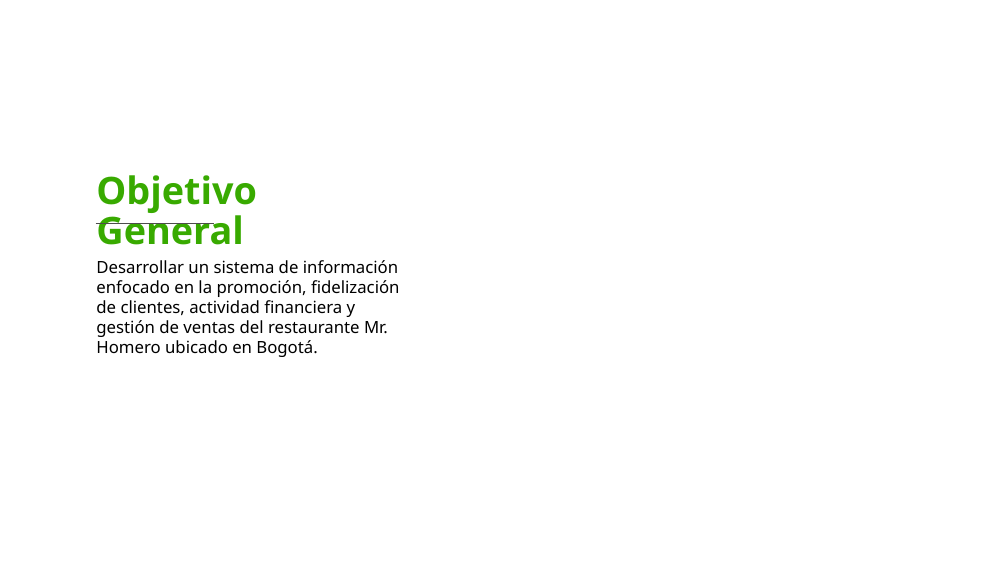
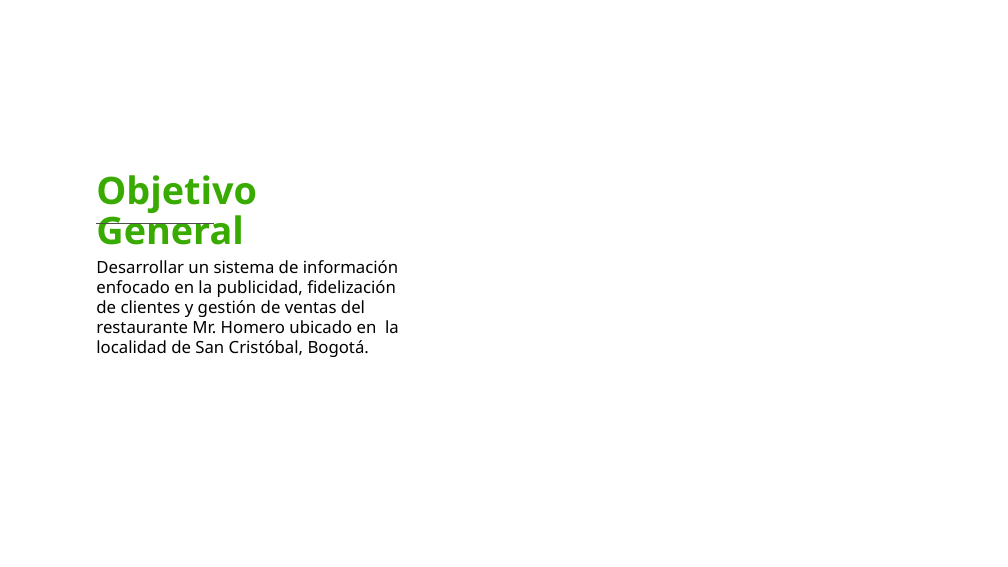
Before and after one commit to cmsrwood/mrhomero, a slide deck: slide 3 of entregables/Entregable #1.pptx. Drawn at 1008x567 pixels with LibreOffice and Linux fonts; fonts in the diff are those of the drawing; background and template pictures are left out. Boxes give left, top, right and bottom in pixels: in the first picture for what was removed or moved away, otherwise in the second. Text is boxed around its words. In the diff, an @@ line names an element or a change of style, - is before the commit and + after.

```diff
--- a/entregables/Entregable #1.pptx
+++ b/entregables/Entregable #1.pptx
@@ text at [96, 260, 399, 357]: text changed @@
-Desarrollar un sistema de información enfocado en la promoción, fidelización de clientes, actividad financiera y gestión de ventas del restaurante Mr. Homero ubicado en Bogotá.
+Desarrollar un sistema de información enfocado en la publicidad, fidelización de clientes y gestión de ventas del restaurante Mr. Homero ubicado en la localidad de San Cristóbal, Bogotá.
```
Also in this commit, not shown: 6 other slides changed, 22 slides added, 1 other file.
